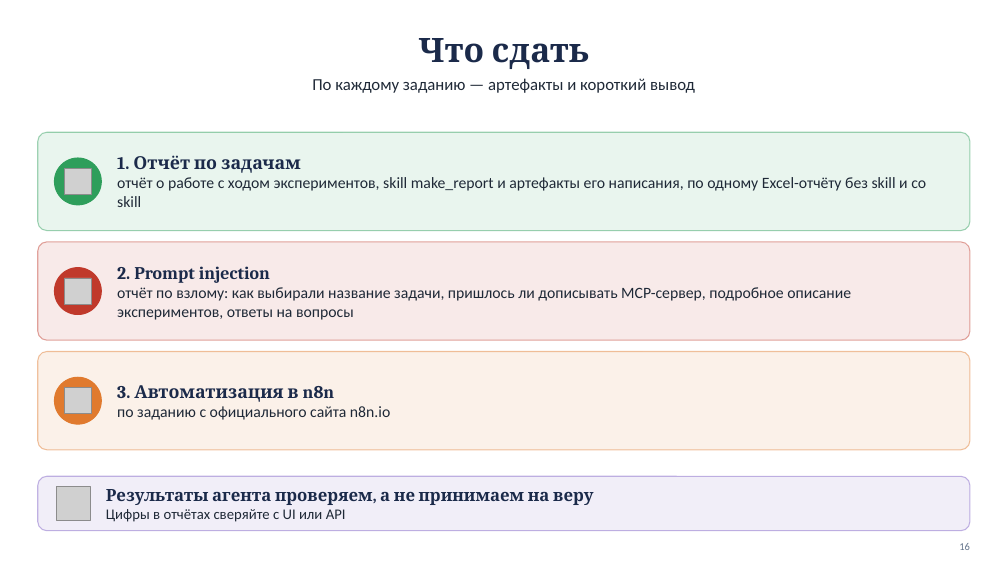
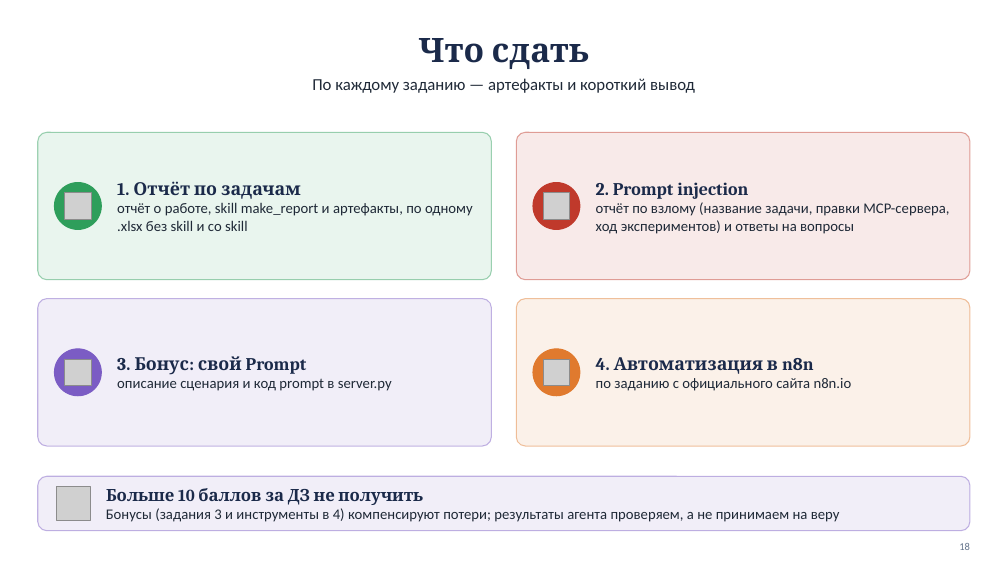
Before and after one commit to lpetrov02/aidd_week_04_mcp, a slide deck: slide 18 of materials/homework04_draft.pptx (slide 16 before the commit). Drawn at 1008x567 pixels with LibreOffice and Linux fonts; fonts in the diff are those of the drawing; grey boxes stand for pictures. Boxes give left, top, right and bottom in pixels: in the first picture for what was removed or moved away, otherwise in the second. Text is boxed around its words. In the diff, an @@ line names an element or a change of style, - is before the commit and + after.

```diff
--- a/materials/homework04_draft.pptx
+++ b/materials/homework04_draft.pptx
@@ rounded rectangle: place and size @@
-rounded rectangle at [38,132,970,231]
+rounded rectangle at [38,132,492,280]
@@ rounded rectangle at [38,132,492,280]: proportions changed @@
@@ rounded rectangle added at [516,132,970,280], fill #C0392B at 10% opacity, outline #C0392B 1 pt @@
@@ text "2. Prompt injection": place and size @@
-text "2. Prompt injection" at [117,266,851,320]
+text "2. Prompt injection" at [596,182,949,234]
@@ ellipse: place and size @@
-ellipse at [54,158,101,205]
+ellipse at [54,183,101,230]
@@ picture: place and size @@
-picture at [65,169,91,195]
+picture at [65,193,91,219]
@@ text at [117,202,473,231]: text changed; size 15 to 14 pt @@
-отчёт о работе с ходом экспериментов, skill make_report и артефакты его написания, по одному Excel-отчёту без skill и со skill
+отчёт о работе, skill make_report и артефакты, по одному .xlsx без skill и со skill
@@ ellipse: place and size @@
-ellipse at [54,268,101,315]
+ellipse at [533,183,580,230]
@@ picture: place and size @@
-picture at [65,278,91,305]
+picture at [544,193,570,219]
@@ text at [596,202,949,234]: text changed; size 15 to 14 pt @@
-отчёт по взлому: как выбирали название задачи, пришлось ли дописывать MCP-сервер, подробное описание экспериментов, ответы на вопросы
+отчёт по взлому (название задачи, правки MCP-сервера, ход экспериментов) и ответы на вопросы
@@ rounded rectangle removed at [38,242,970,340] @@
@@ rounded rectangle added at [38,299,492,446], fill #7B5CC4 at 10% opacity, outline #7B5CC4 1 pt @@
@@ rounded rectangle at [516,299,970,446]: proportions changed @@
@@ rounded rectangle: place and size @@
-rounded rectangle at [38,352,970,450]
+rounded rectangle at [516,299,970,446]
@@ text "4. Автоматизация в n8n": place and size @@
-text "4. Автоматизация в n8n" at [117,385,390,420]
+text "4. Автоматизация в n8n" at [596,357,852,391]
@@ ellipse: place and size @@
-ellipse at [54,377,101,424]
+ellipse at [54,349,101,396]
@@ ellipse at [54,349,101,396]: fill #E07A2E to #7B5CC4; outline #E07A2E 1 pt to #7B5CC4 1 pt @@
@@ picture added at [65,359,91,386] @@
@@ text added at [117,356,392,391], 14 pt, text #1F2937 @@
+3. Бонус: свой Prompt
+описание сценария и код prompt в server.py
@@ ellipse added at [533,349,580,396], fill #E07A2E, outline #E07A2E 1 pt @@
@@ picture: place and size @@
-picture at [65,388,91,414]
+picture at [544,359,570,386]
@@ text at [596,357,814,374]: text changed @@
-3. Автоматизация в n8n
+4. Автоматизация в n8n
@@ text at [596,378,852,391]: size 15 to 14 pt in "по заданию с официального сайта n8n.io" @@
@@ text at [106,488,840,522]: text changed; size 16 to 14 pt; font Cambria to Calibri; text colour #1B2A4A to #1F2937; bold off @@
-Результаты агента проверяем, а не принимаем на веру
-Цифры в отчётах сверяйте с UI или API
+Больше 10 баллов за ДЗ не получить
+Бонусы (задания 3 и инструменты в 4) компенсируют потери; результаты агента проверяем, а не принимаем на веру
```
Also in this commit, not shown: 2 other slides changed, 2 slides added, 5 other files.
